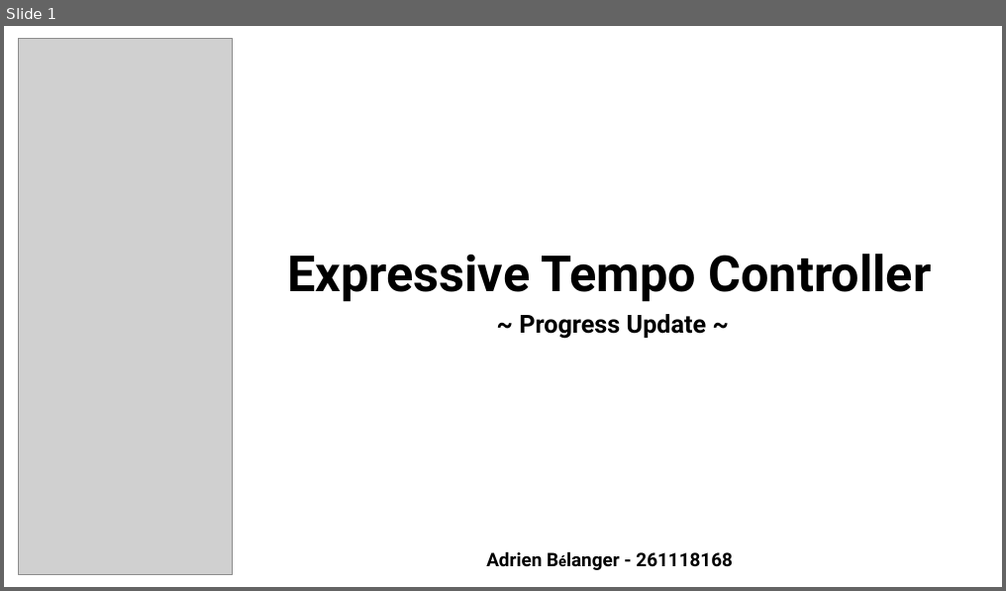
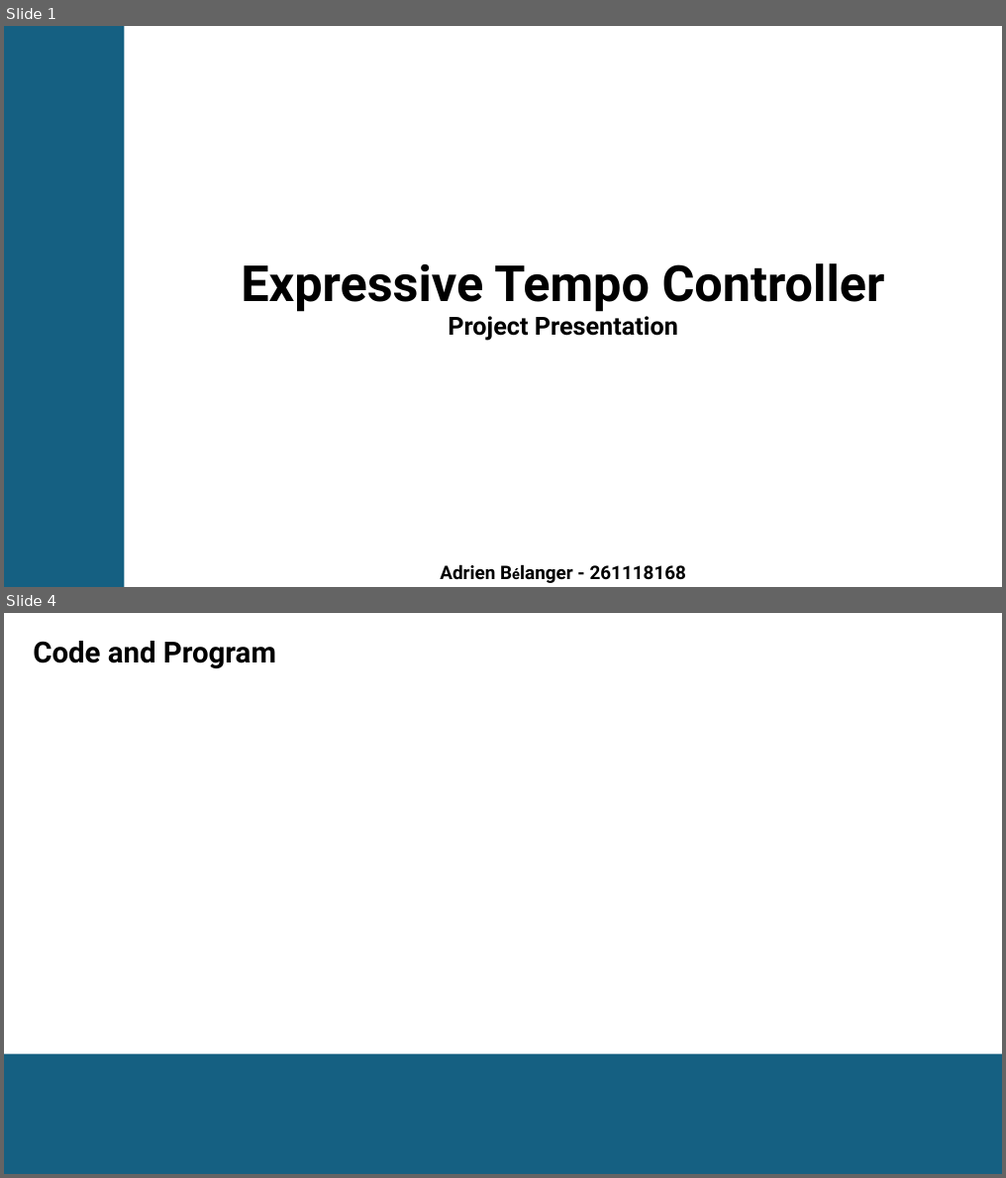
Before and after one commit to AdrienBelanger/306-Project, a slide deck: Presentation/Final Presentation.pptx. Shown one above the other, each under a label of ours: slide 1 before the commit, slides 1 and 4 after it; the slides between them are not shown. The pictures are 1006x591 and 1006x1178 pixels, drawn with LibreOffice and Linux fonts; fonts in the diff are those of the drawing; grey boxes stand for pictures. Boxes give left, top, right and bottom in pixels: in the first picture for what was removed or moved away, otherwise in the second. Text is boxed around its words. In the diff, an @@ line names an element or a change of style, - is before the commit and + after.

```diff
--- a/Presentation/Final Presentation.pptx
+++ b/Presentation/Final Presentation.pptx
@@ slide 4 added at [4,613,1002,1174], background #FFFFFF @@
@@ text added at [33,641,276,668], 28 pt, text #000000, bold @@
+Code and Program
@@ rectangle added at [4,1054,1002,1174], fill #156082 @@
@@ slide 1 changed as well @@
@@ rectangle added at [4,26,125,587], fill #156082 @@
@@ picture removed at [18,38,233,574] @@
@@ text "Expressive Tempo Controller": place and size @@
-text "Expressive Tempo Controller" at [287,254,931,302]
+text "Expressive Tempo Controller" at [241,264,885,312]
@@ text at [448,316,678,341]: text changed @@
-~ Progress Update ~
+Project Presentation
@@ text "Adrien Bélanger - 261118168": place and size @@
-text "Adrien Bélanger - 261118168" at [486,552,733,567]
+text "Adrien Bélanger - 261118168" at [440,565,687,580]
```
Also in this commit, not shown: 5 other slides added, 4 slides removed, 6 other files.
